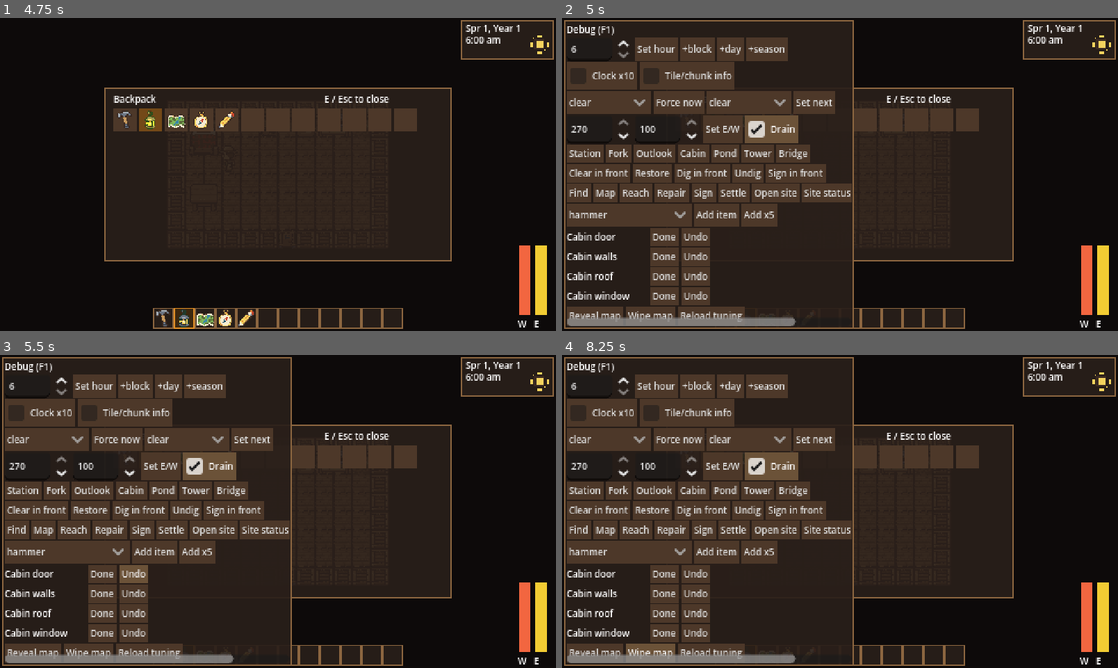
Above: before the commit, frames 1-4 (two rows, left to right).
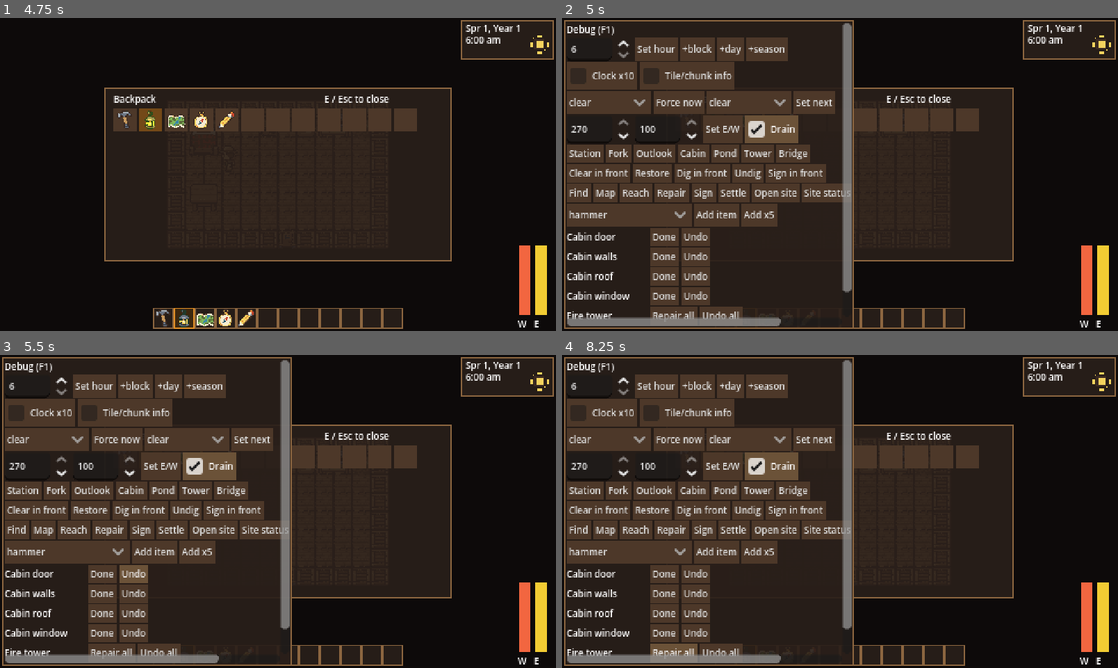
Above: after the commit, the same moments.

Repository: plaguedoctorgamelab-lgtm/stardew-longdark-hybrid
Game: Godot game, scene res://scenes/main.tscn
Same seed, same stepped clock (60 frames per second), same inputs: the game is played once before the commit and once after it.
Inputs (mouse positions are in pixels of both pictures, inside the frame that each line leads up to):
- Up to frame 1 (4.75 s): click "New game" at 0.5 s; tap Enter at 1.25 s; move the mouse to (250, 237) at 1.27 s; hold Y (confirm) 1.28-2.03 s; hold W (move_up) 1.28-2.78 s; click (250, 237) at 1.42 s; move the mouse to (444, 221) at 2.02 s; tap X (interact) at 2.1 s; move the mouse to (111, 127) at 2.77 s; hold J (jobs) 2.78-3.53 s; hold A (move_left) 2.78-4.28 s; tap Y (confirm) at 3.5 s; move the mouse to (305, 174) at 3.52 s; tap 2 (slot_2) at 3.6 s; click (305, 174) at 3.67 s; move the mouse to (194, 96) at 4.27 s; hold E (backpack) from 4.28 s (still down); hold C (use_item) from 4.28 s (still down)
- Up to frame 2 (5 s): keep holding E (backpack); keep holding C (use_item); tap F1 (debug_panel) at 4.9 s
- Up to frame 3 (5.5 s): release E (backpack) at 5 s; release C (use_item) at 5 s; click "Undo" at 5 s
- Up to frame 4 (8.25 s): click "Undo" at 5.75 s; click "Undo" at 6.5 s; click "Undo" at 7.25 s; click (673, 652) at 8 s, where only the run after the commit has a clickable "Repair all"

Frame 1 is identical in both runs. In frame 2, 2.4% of the frame differs, in the area x 0-53%, y 1-99%; in frame 3, 2.4%; in frame 4, 2.5%.

Commit message:
Debug panel: repair or undo every step of the fire tower at once
Co-Authored-By: Claude Opus 5.5 <noreply@anthropic.com>

Diff:
--- a/scripts/debug/debug_panel.gd
+++ b/scripts/debug/debug_panel.gd
@@ -100,6 +100,14 @@
 		_btn(r, "Undo", func() -> void: session.debug_cabin_step(sid, false))
 
 	r = _row()
+	var tl := Label.new()
+	tl.text = "Fire tower"
+	tl.custom_minimum_size = Vector2(70, 0)
+	r.add_child(tl)
+	_btn(r, "Repair all", func() -> void: session.debug_repair_all("static_tower", true))
+	_btn(r, "Undo all", func() -> void: session.debug_repair_all("static_tower", false))
+
+	r = _row()
 	_btn(r, "Reveal map", session.debug_reveal_map)
 	_btn(r, "Wipe map", session.debug_wipe_map)
 	_btn(r, "Reload tuning", func() -> void:
--- a/scripts/game/game_session.gd
+++ b/scripts/game/game_session.gd
@@ -1757,6 +1757,15 @@
 		structures.debug_undo_step("test_cabin", step)
 
 
+## Completes, or undoes, every repair step of a building.
+func debug_repair_all(structure_id: String, complete: bool) -> void:
+	for st: Dictionary in content.row("structures", structure_id)["repair_steps"]:
+		if complete:
+			structures.debug_complete_step(structure_id, st["id"])
+		else:
+			structures.debug_undo_step(structure_id, st["id"])
+
+
 func debug_reveal_map() -> void:
 	map.reveal_all()
 
--- a/tests/test_tower.gd
+++ b/tests/test_tower.gd
@@ -121,3 +121,11 @@
 	s2.save_path = s.save_path
 	s2.load_game()
 	t.check(s2.rumors.has("broken_bridge") and s2.notes_read.has("note_bridge"), "rumors and notes kept in the save")
+
+
+func test_debug_repairs_the_tower(t: TestCase) -> void:
+	var s := TestCase.new_session()
+	s.debug_repair_all(TOWER, true)
+	t.check(s.structures.is_open(TOWER), "the debug panel can repair the tower")
+	s.debug_repair_all(TOWER, false)
+	t.check(not s.structures.is_open(TOWER), "and undo it")
